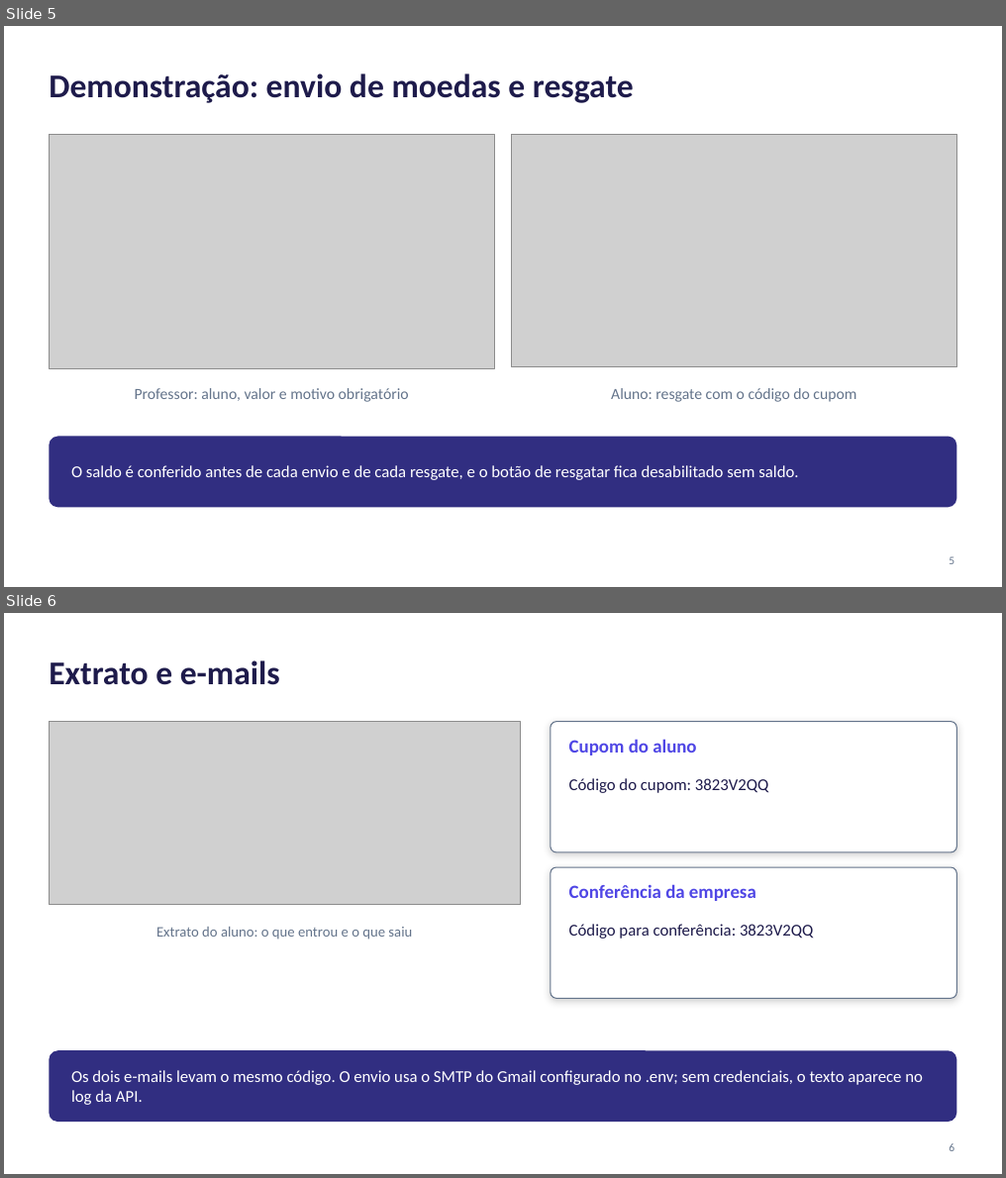
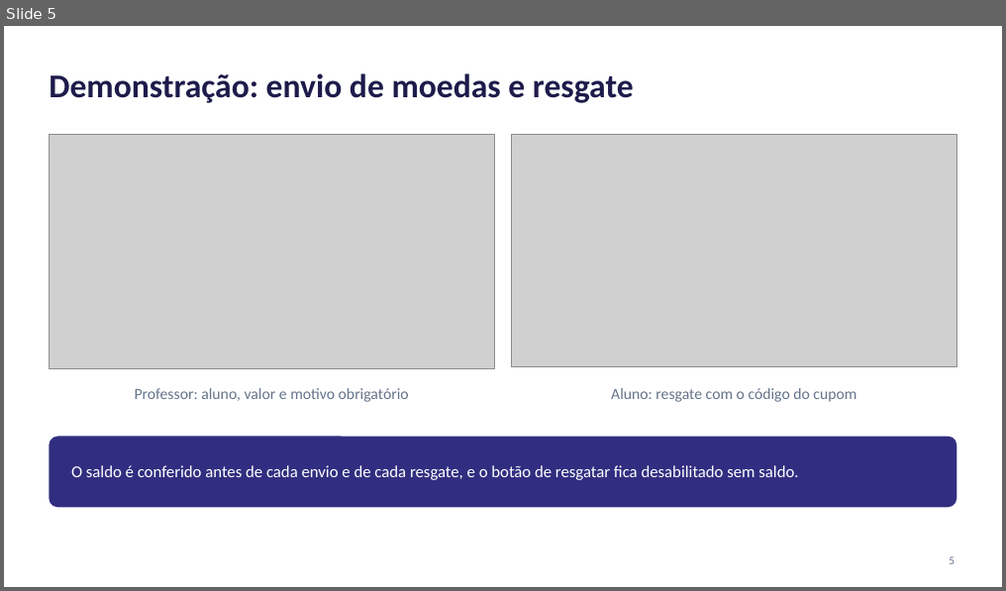
Before and after one commit to lucaslmchaves/sistema-moeda-estudantil, a slide deck: docs/apresentacao/Lab03S03-Apresentacao.pptx. Shown one above the other, each under a label of ours: slides 5 and 6 before the commit, slide 5 after it. The pictures are 1006x1178 and 1006x591 pixels, drawn with LibreOffice and Linux fonts; fonts in the diff are those of the drawing; grey boxes stand for pictures. Boxes give left, top, right and bottom in pixels: in the first picture for what was removed or moved away, otherwise in the second. Text is boxed around its words. In the diff, an @@ line names an element or a change of style, - is before the commit and + after.

```diff
--- a/docs/apresentacao/Lab03S03-Apresentacao.pptx
+++ b/docs/apresentacao/Lab03S03-Apresentacao.pptx
@@ slide 6 removed at [4,613,1002,1174], background #FFFFFF @@
@@ title removed at [49,661,280,685] @@
-Extrato e e-mails
@@ picture removed at [49,722,521,905] @@
@@ rounded rectangle removed at [550,722,957,853] @@
@@ text removed at [569,739,696,756] @@
-Cupom do aluno
@@ text removed at [569,778,768,793] @@
-Código do cupom: 3823V2QQ
@@ rounded rectangle removed at [550,867,957,998] @@
@@ text removed at [569,884,756,901] @@
-Conferência da empresa
@@ text removed at [156,927,412,940] @@
-Extrato do aluno: o que entrou e o que saiu
@@ text removed at [569,924,813,939] @@
-Código para conferência: 3823V2QQ
@@ rounded rectangle removed at [49,1051,957,1122] @@
@@ text removed at [71,1070,923,1105] @@
-Os dois e-mails levam o mesmo código. O envio usa o SMTP do Gmail configurado no .env; sem credenciais, o texto aparece no log da API.
@@ page number removed at [948,1144,954,1152] @@
-6
```
Also in this commit, not shown: 3 slides changed, 9 slides added, 5 other slides removed, 1 other file.
